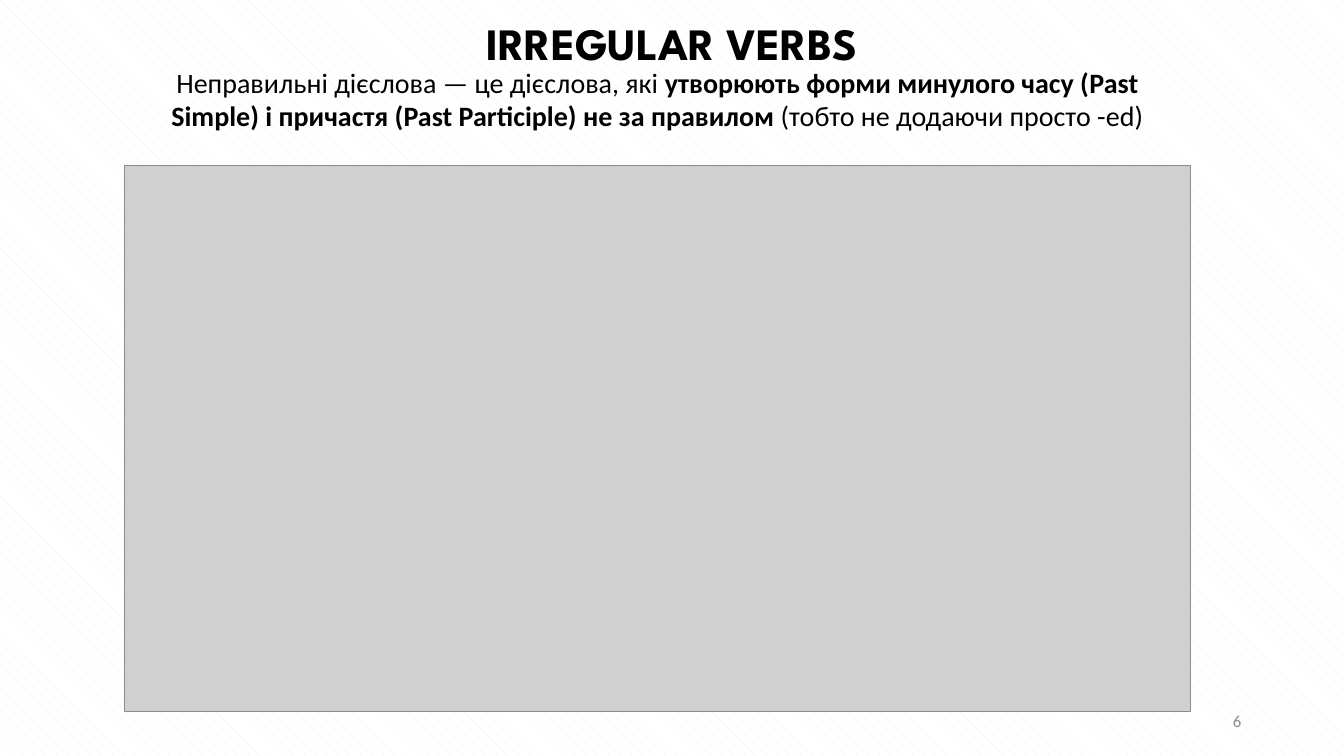
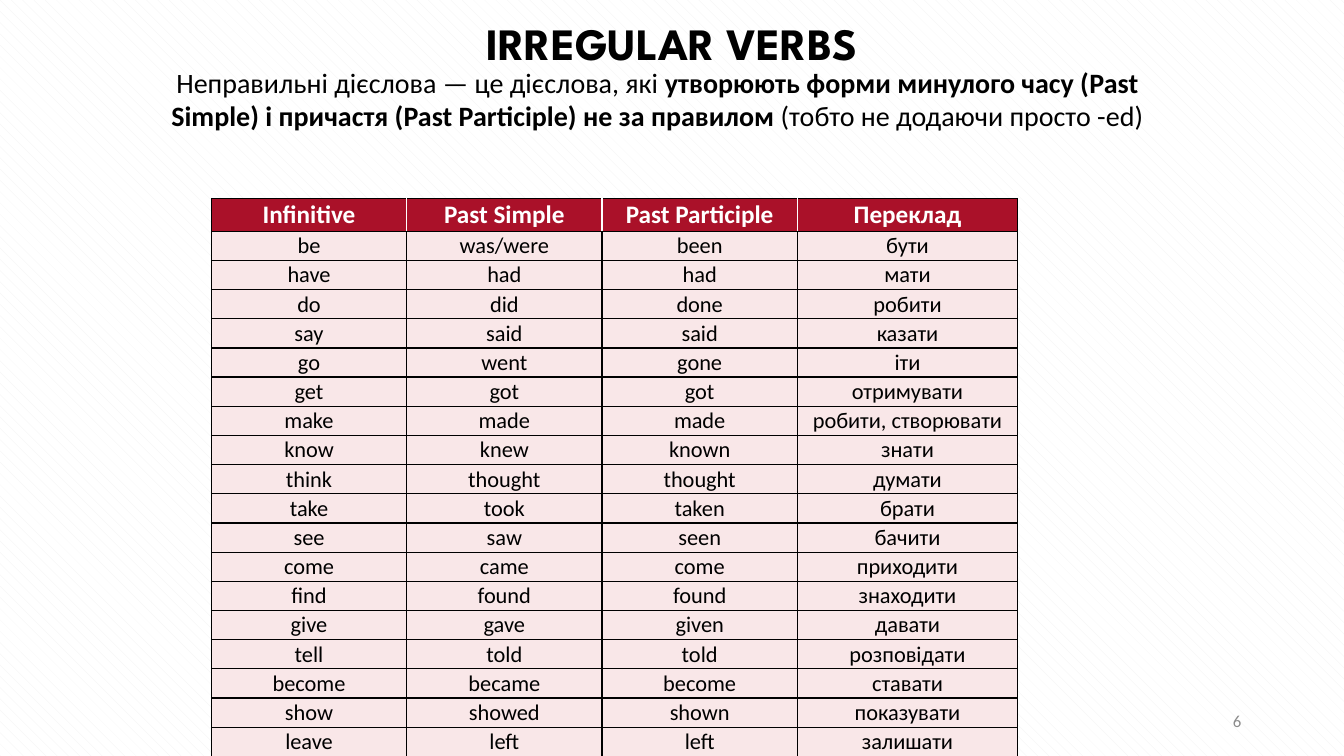
Before and after one commit to vikhulei/TeachLearnFullStack, a slide deck: slide 6 of public/docs/Reviews.pptx. Drawn at 1344x756 pixels with LibreOffice and Linux fonts; fonts in the diff are those of the drawing; grey boxes stand for pictures. Boxes give left, top, right and bottom in pixels: in the first picture for what was removed or moved away, otherwise in the second. Text is boxed around its words. In the diff, an @@ line names an element or a change of style, - is before the commit and + after.

```diff
--- a/public/docs/Reviews.pptx
+++ b/public/docs/Reviews.pptx
@@ picture removed at <box>124,165,1190,711</box> @@
@@ table added at <box>212,199,1019,756</box>, 21 rows, 4 columns @@
+Infinitive | Past Simple | Past Participle | Переклад
+be | was/were | been | бути
+have | had | had | мати
+do | did | done | робити
+say | said | said | казати
+go | went | gone | іти
+get | got | got | отримувати
+make | made | made | робити, створювати
+know | knew | known | знати
+think | thought | thought | думати
+take | took | taken | брати
+see | saw | seen | бачити
+come | came | come | приходити
+find | found | found | знаходити
+give | gave | given | давати
+tell | told | told | розповідати
+become | became | become | ставати
+show | showed | shown | показувати
+leave | left | left | залишати
+feel | felt | felt | відчувати
+bring | brought | brought | приносити
```
Also in this commit, not shown: 3 other slides changed, 2 slides added, 4 other files.
